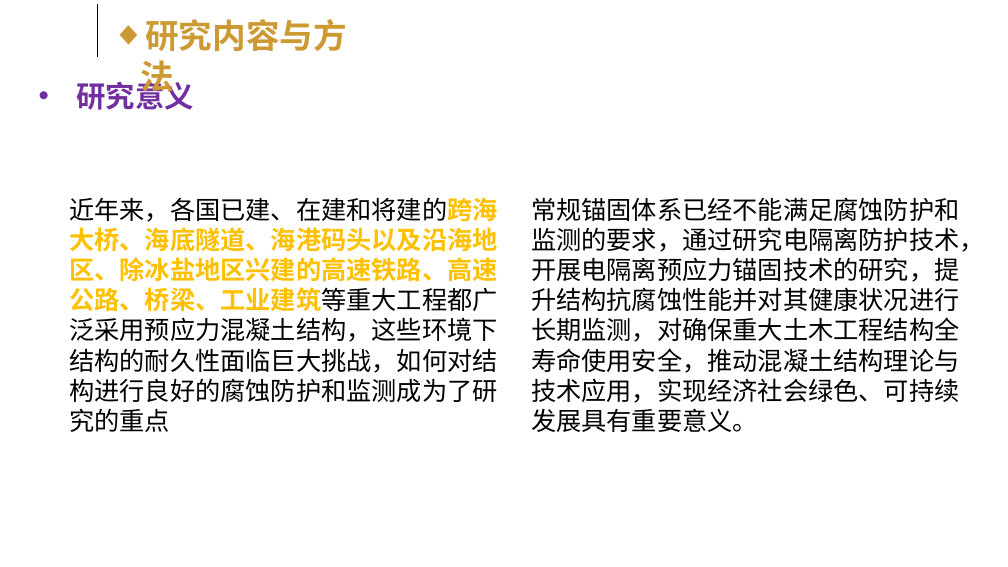
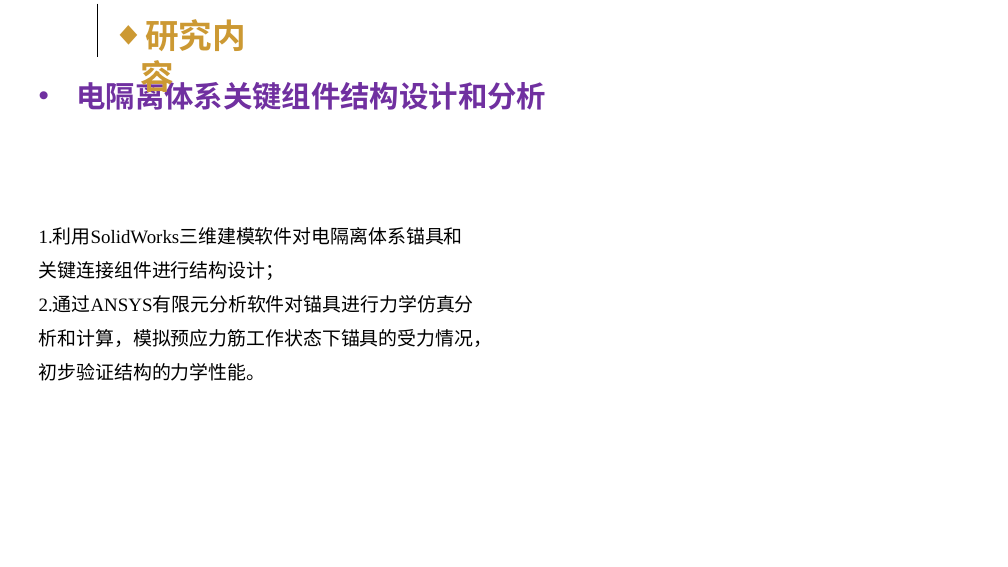
Before and after one commit to kokowhen/paper-manage, a slide deck: slide 14 of EIT/开题答辩slide.pptx (slide 16 before the commit). Drawn at 1008x567 pixels with LibreOffice and Linux fonts; fonts in the diff are those of the drawing; background and template pictures are left out. Boxes give left, top, right and bottom in pixels: in the first picture for what was removed or moved away, otherwise in the second. Text is boxed around its words. In the diff, an @@ line names an element or a change of style, - is before the commit and + after.

```diff
--- a/EIT/开题答辩slide.pptx
+++ b/EIT/开题答辩slide.pptx
@@ text at [140,19,246,98]: text changed @@
-◆ 研究内容与方法
+◆ 研究内容
@@ text at [76,77,546,110]: text changed @@
-• 研究意义
+• 电隔离体系关键组件结构设计和分析
@@ text removed at [69,197,497,432] @@
-近年来，各国已建、在建和将建的跨海大桥、海底隧道、海港码头以及沿海地区、除冰盐地区兴建的高速铁路、高速公路、桥梁、工业建筑等重大工程都广泛采用预应力混凝土结构，这些环境下结构的耐久性面临巨大挑战，如何对结构进行良好的腐蚀防护和监测成为了研究的重点
@@ text removed at [531,197,985,432] @@
-常规锚固体系已经不能满足腐蚀防护和监测的要求，通过研究电隔离防护技术，开展电隔离预应力锚固技术的研究，提升结构抗腐蚀性能并对其健康状况进行长期监测，对确保重大土木工程结构全寿命使用安全，推动混凝土结构理论与技术应用，实现经济社会绿色、可持续发展具有重要意义。
@@ text added at [39,229,493,381], 18 pt, text #000000 @@
+1.利用SolidWorks三维建模软件对电隔离体系锚具和关键连接组件进行结构设计；
+2.通过ANSYS有限元分析软件对锚具进行力学仿真分析和计算，模拟预应力筋工作状态下锚具的受力情况，初步验证结构的力学性能。
```
Also in this commit, not shown: 4 other slides changed, 3 slides added, 6 slides removed, 8 other files.
